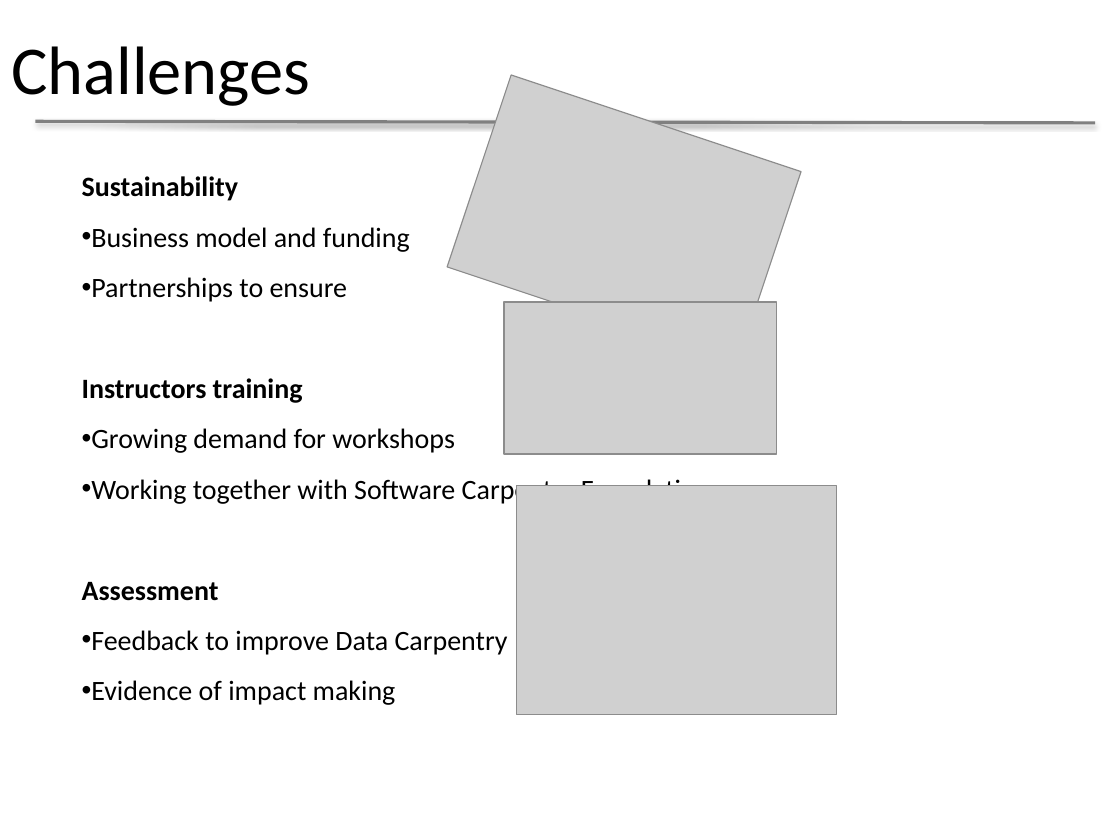
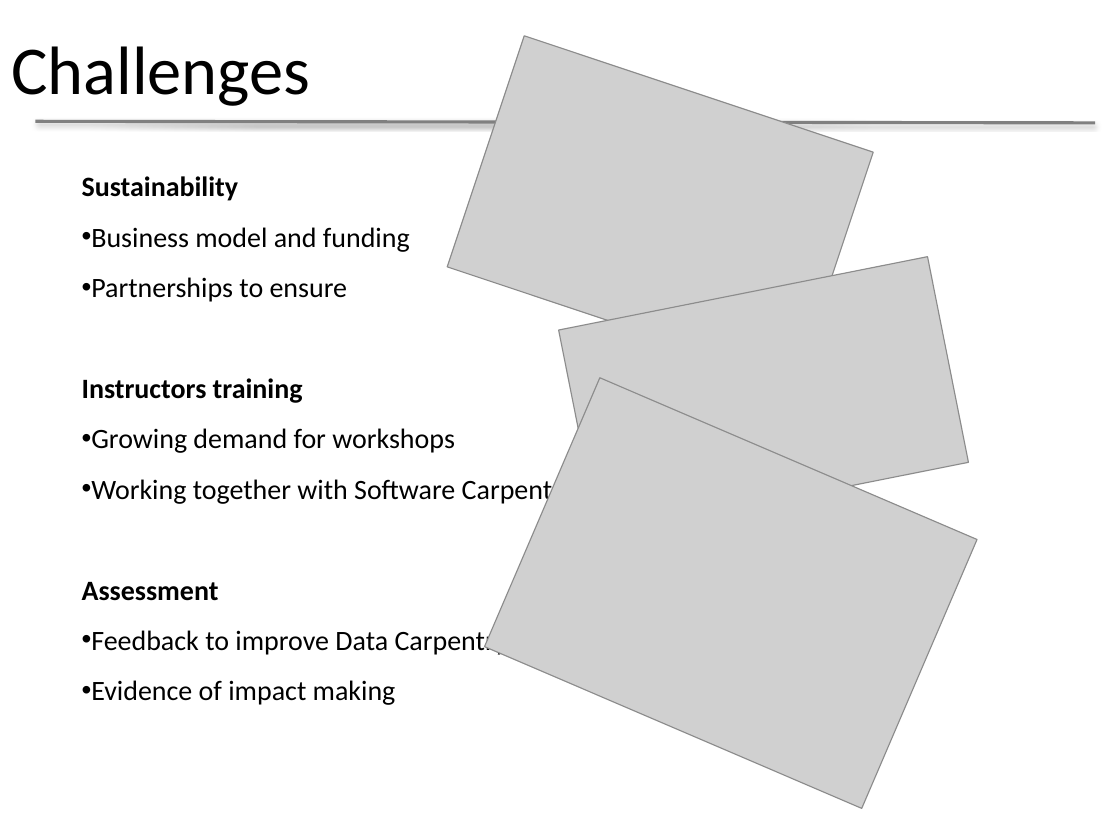
Before and after one commit to datacarpentry/presentations, a slide deck: slide 7 of IDCC2015_Data_Carpentry.pptx. Drawn at 1120x840 pixels with LibreOffice and Linux fonts; fonts in the diff are those of the drawing; grey boxes stand for pictures; background and template pictures are left out. Boxes give left, top, right and bottom in pixels: in the first picture for what was removed or moved away, otherwise in the second. Text is boxed around its words. In the diff, an @@ line names an element or a change of style, - is before the commit and + after.

```diff
--- a/IDCC2015_Data_Carpentry.pptx
+++ b/IDCC2015_Data_Carpentry.pptx
@@ picture: place and size @@
-picture at bbox=[447, 75, 801, 363]
+picture at bbox=[447, 35, 874, 383]
@@ picture at bbox=[559, 256, 969, 535]: rotation 0 to 348 degrees @@
@@ picture at bbox=[484, 378, 976, 808]: rotation 180 to 203 degrees @@
```
Also in this commit, not shown: 3 other slides changed.
